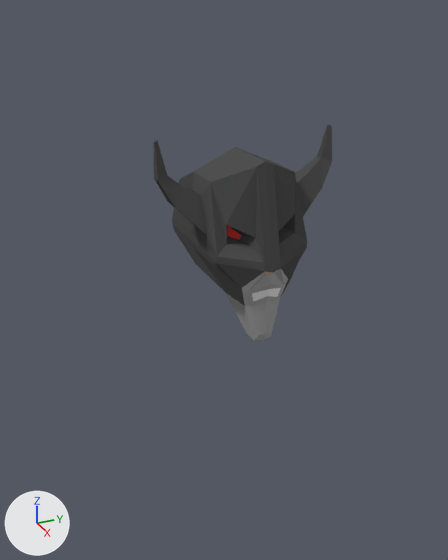
What one commit did to the Blender file Assets/Design/barbarian.blend.
Both versions are drawn from a 50 mm camera at (8.64, -4.08, 8.42) aimed at (0.16, -0.26, 4.17). The axes (+X, +Y, +Z) are drawn at lower left. The lights are the same throughout.
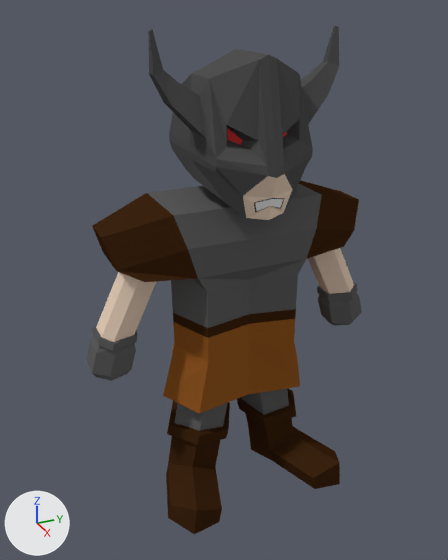
Commit message: basic barbarian design

Where the change shows, as pixel boxes (x1, y1, x2, y2) in the pictures (448 x 560 px):
```json
{"object": "Cube.001", "change": "added", "after": [86, 180, 362, 535], "faces in mat_barbarian_armor_color (dark grey #5d5d5d)": [86, 184, 362, 430], "faces in mat_barbarian_dark_leather_color (brown #3c2411)": [92, 180, 359, 535], "faces in mat_barbarian_leather_color (brown #905723)": [163, 319, 300, 414], "faces in mat_skin_color (beige #e7cfba)": [96, 248, 354, 342]}
{"object": "Cube", "change": "reshaped, moved", "before": [154, 124, 332, 340], "after": [148, 26, 339, 220], "on screen": "7% wider, 10% shorter"}
{"part": 1, "of": "me_cube", "change": "cut back", "before": [226, 269, 288, 340], "after": [243, 174, 292, 220]}
```

The change, as JSON lines over the scene's bpy script:
```json
{"op": "add", "block": "mat_barbarian_lip_color", "code": ["mat_barbarian_lip_color = diffuse_material('Barbarian Lip Color')", "mat_barbarian_lip_color.base_color = (0.0122, 0.0122, 0.0122)  # black #1d1d1d"]}
{"op": "add", "block": "mat_barbarian_armor_color", "code": ["mat_barbarian_armor_color = diffuse_material('Barbarian Armor Color')", "mat_barbarian_armor_color.base_color = (0.111, 0.111, 0.111)  # dark grey #5e5e5e"]}
{"op": "add", "block": "mat_barbarian_leather_color", "code": ["mat_barbarian_leather_color = diffuse_material('Barbarian Leather Color')", "mat_barbarian_leather_color.base_color = (0.281, 0.0948, 0.0168)  # brown #905723"]}
{"op": "add", "block": "mat_barbarian_dark_leather_color", "code": ["mat_barbarian_dark_leather_color = diffuse_material('Barbarian Dark Leather Color')", "mat_barbarian_dark_leather_color.base_color = (0.0452, 0.0176, 0.00561)  # brown #3c2411"]}
{"block": "me_cube", "where": "# used by ob_cube; location = (0.0, 0.0, 5.0); scale = (1.0, 0.694, 1.0)"}
{"op": "remove", "block": "me_cube", "code": "me_cube.from_pydata(...)  # 77 vertices, 67 faces; spans x -1.0..1.34, y -2.07..0.0, z -1.52..1.61"}
{"op": "add", "block": "me_cube", "code": "me_cube.from_pydata(...)  # 70 vertices, 62 faces; spans x -1.0..1.34, y -2.07..0.0, z -0.93..1.61"}
{"block": "me_cube", "change": "me_cube part 1"}
{"block": "me_cube", "change": "9 vertices are removed from x 0.8..1.27, y -0.47..0.0, z -1.52..-0.31"}
{"block": "me_cube", "change": "14 faces are deleted"}
{"block": "me_cube", "change": "3 vertices move from x 0.81..1.27, y 0.0, z -1.52..-0.46 to x 1.13..1.22, y -0.28..0.0, z -0.78..-0.6"}
{"block": "me_cube", "change": "2 vertices are added at (1.15, -0.33, -0.64), (1.16, 0.0, -0.93)"}
{"block": "me_cube", "change": "3 new faces join them, mat_barbarian_lip_color (black #1d1d1d)"}
{"block": "me_cube", "change": "1 new face joins them, mat_barbarian_mouth_color (white #e7e7e7)"}
{"block": "me_cube", "change": "4 new faces join them, mat_skin_color (beige #e7cfba)"}
{"block": "me_cube", "change": "1 new face joins them, mat_barbarian_helmet_color (dark grey #505050)"}
{"op": "remove", "block": "me_cube", "code": "me_cube.materials.append(mat_beard_color)  # grey #a0a0a0"}
{"op": "add", "block": "me_cube", "code": "me_cube.materials.append(mat_barbarian_lip_color)  # black #1d1d1d"}
{"op": "add", "block": "me_cube_001", "code": ["me_cube_001 = bpy.data.meshes.new('Cube.001')", "me_cube_001.from_pydata(...)  # 162 vertices, 152 faces; spans x -1.0..2.12, y -2.05..0.0, z -3.18..1.0", "# faces by material slot: [80, 14, 8, 50]", "me_cube_001.materials.append(mat_barbarian_armor_color)  # dark grey #5e5e5e", "me_cube_001.materials.append(mat_barbarian_leather_color)  # brown #905723", "me_cube_001.materials.append(mat_skin_color)  # beige #e7b38f", "me_cube_001.materials.append(mat_barbarian_dark_leather_color)  # brown #3c2411"]}
{"op": "set", "path": "ob_cube.location", "old": "(0.0, 0.0, 5.0)", "new": "(0.0, 0.0, 6.42)"}
{"op": "add", "block": "ob_cube_001", "code": ["ob_cube_001 = bpy.data.objects.new('Cube.001', me_cube_001)", "ob_cube_001.location = (0.0, 0.0, 4.31)", "ob_cube_001.scale = (0.73, 1.25, 1.25)", "_m = ob_cube_001.modifiers.new('Mirror', 'MIRROR')", "_m.use_axis = (False, True, False)", "_m.use_clip = True"]}
```
